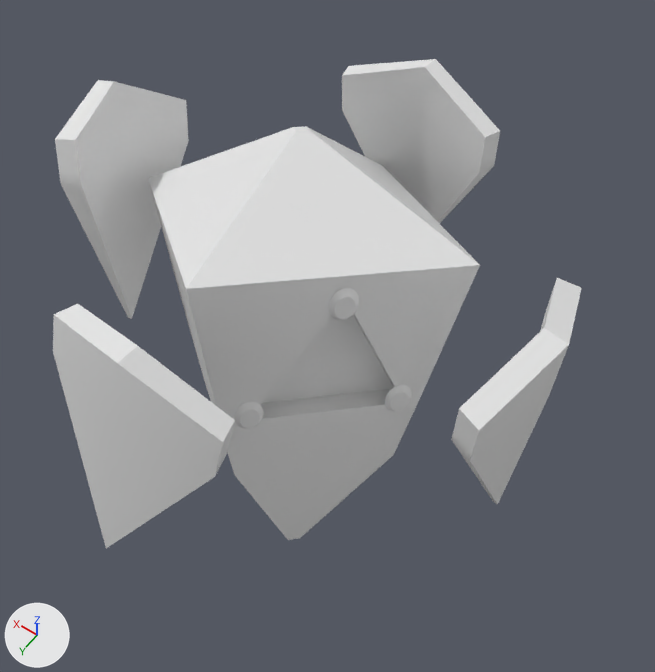
A saved change to the FBX model Assets/Models/Enemy/Enemy_hit/enemyhit.fbx.
Both versions are drawn from a 50 mm camera at (-1.74, 2.16, 5.19) aimed at (-0.09, -0.15, 1.56). Arrows for +X, +Y and +Z are at lower left; the lights stay in place. Both versions are drawn at frame 6 of the action 'Take 001'; the numbers are the values there.

The first picture shows 'body_nskn', 'shieldLeftBack_nskn', 'shieldLeftFront_nskn', 'shieldRightBack_nskn', 'shieldRightFront_nskn'.
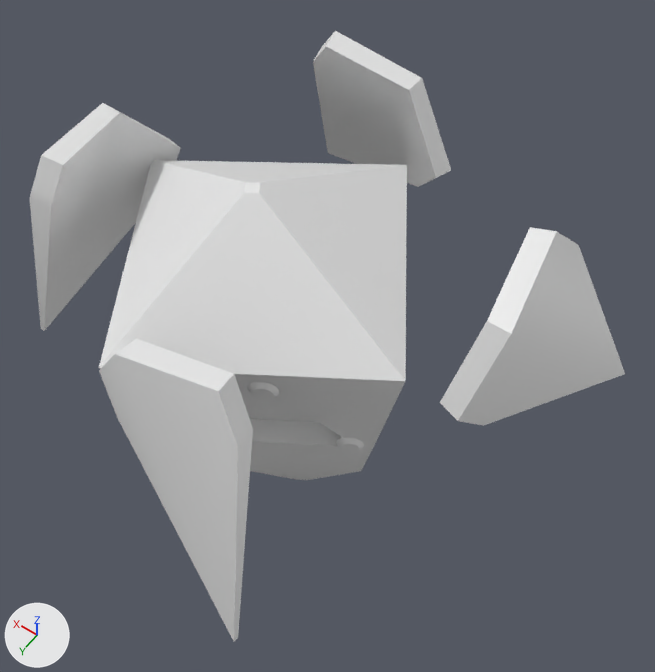
The change, as a diff of the scene's bpy script:
```diff
--- a/Assets/Models/Enemy/Enemy_hit/enemyhit.fbx.py
+++ b/Assets/Models/Enemy/Enemy_hit/enemyhit.fbx.py
@@ me_mesh_001 @@
 me_mesh_001.from_pydata(...)  # 18 vertices, 16 faces; spans x -16.0..16.0, y -40.0..40.0, z -100.0..100.0
 # used by ob_shieldrightfront_nskn; location = (1.056, -0.001, 1.922); rotation_euler = (0.35, 0.313, 0.149), in degrees (20, 18, 8.5); scale = (0.0108, 0.0104, 0.00648)
+# me_mesh_001 part 5: the whole mesh is moved by (99.0, 0.0, -94.0)
@@ me_mesh_003 @@
 me_mesh_003.from_pydata(...)  # 18 vertices, 16 faces; spans x -23.0..23.0, y -40.0..40.0, z -99.0..99.0
 # used by ob_shieldleftback_nskn; location = (-1.169, 0.009, 1.927); rotation_euler = (0.0, -0.312, 0.0), in degrees (0, -18, 0); scale = (0.0108, 0.0104, 0.00648)
+# me_mesh_003 part 2: the whole mesh is moved by (-107.0, 1.0, -85.0)
@@ me_mesh_004 @@
 me_mesh_004.from_pydata(...)  # 18 vertices, 16 faces; spans x -40.0..40.0, y -24.0..24.0, z -99.0..99.0
 # used by ob_shieldleftfront_nskn; location = (0.057, 1.07, 1.941); rotation_euler = (-0.0515, -0.109, -0.0578), in degrees (-3, -6.2, -3.3); scale = (0.0108, 0.0104, 0.00648)
+# me_mesh_004 part 3: the whole mesh is moved by (-1.0, 103.0, -95.0)
@@ me_mesh_002 @@
 me_mesh_002.from_pydata(...)  # 18 vertices, 16 faces; spans x -40.0..40.0, y -23.0..23.0, z -99.0..99.0
 # used by ob_shieldrightback_nskn; location = (0.004, -1.098, 1.933); rotation_euler = (0.249, 0.0, 0.0), in degrees (14, 0, 0); scale = (0.0108, 0.0104, 0.00648)
+# me_mesh_002 part 4: the whole mesh is moved by (1.0, -106.0, -93.0)
@@ me_mesh @@
 me_mesh.from_pydata(...)  # 138 vertices, 107 faces; spans x -89.0..89.0, y -89.0..89.0, z -114.0..114.0
 # used by ob_body_nskn; location = (-0.005, -0.001, 1.469); rotation_euler = (0.349, 0.154, 0.122), in degrees (20, 8.8, 7); scale = (0.0101, 0.00973, 0.0105)
+# me_mesh part 1: the whole mesh is moved by (0.0, 0.0, 111.0)
@@ ob_shieldrightfront_nskn @@
 ob_shieldrightfront_nskn = bpy.data.objects.new('shieldRightFront_nskn', me_mesh_001)
-ob_shieldrightfront_nskn.location = (1.056, -0.001, 1.922)
-ob_shieldrightfront_nskn.rotation_euler = (0.35, 0.313, 0.149)  # degrees (20, 18, 8.5)
+ob_shieldrightfront_nskn.location = (-0.009, 0.001, 2.531)
+ob_shieldrightfront_nskn.rotation_euler = (0.504, 0.0, 0.0)  # degrees (29, 0, 0)
 ob_shieldrightfront_nskn.scale = (0.0108, 0.0104, 0.00648)
@@ ob_shieldleftback_nskn @@
 ob_shieldleftback_nskn = bpy.data.objects.new('shieldLeftBack_nskn', me_mesh_003)
-ob_shieldleftback_nskn.location = (-1.169, 0.009, 1.927)
-ob_shieldleftback_nskn.rotation_euler = (0.0, -0.312, 0.0)  # degrees (0, -18, 0)
+ob_shieldleftback_nskn.location = (-0.011, -0.003, 2.479)
+ob_shieldleftback_nskn.rotation_euler = (-0.73, 0.0, 0.0)  # degrees (-42, 0, 0)
 ob_shieldleftback_nskn.scale = (0.0108, 0.0104, 0.00648)
@@ ob_shieldleftfront_nskn @@
 ob_shieldleftfront_nskn = bpy.data.objects.new('shieldLeftFront_nskn', me_mesh_004)
-ob_shieldleftfront_nskn.location = (0.057, 1.07, 1.941)
-ob_shieldleftfront_nskn.rotation_euler = (-0.0515, -0.109, -0.0578)  # degrees (-3, -6.2, -3.3)
+ob_shieldleftfront_nskn.location = (-0.012, 0.003, 2.555)
+ob_shieldleftfront_nskn.rotation_euler = (-0.0408, 0.597, -0.0708)  # degrees (-2.3, 34, -4.1)
 ob_shieldleftfront_nskn.scale = (0.0108, 0.0104, 0.00648)
@@ ob_shieldrightback_nskn @@
 ob_shieldrightback_nskn = bpy.data.objects.new('shieldRightBack_nskn', me_mesh_002)
-ob_shieldrightback_nskn.location = (0.004, -1.098, 1.933)
-ob_shieldrightback_nskn.rotation_euler = (0.249, 0.0, 0.0)  # degrees (14, 0, 0)
+ob_shieldrightback_nskn.location = (-0.003, 0.001, 2.539)
+ob_shieldrightback_nskn.rotation_euler = (0.0, -0.628, 0.0)  # degrees (0, -36, 0)
 ob_shieldrightback_nskn.scale = (0.0108, 0.0104, 0.00648)
@@ ob_body_nskn @@
 ob_body_nskn = bpy.data.objects.new('body_nskn', me_mesh)
-ob_body_nskn.location = (-0.005, -0.001, 1.469)
-ob_body_nskn.rotation_euler = (0.349, 0.154, 0.122)  # degrees (20, 8.8, 7)
+ob_body_nskn.location = (-0.005, -0.001, 0.299)
+ob_body_nskn.rotation_euler = (-0.0538, 0.0317, -0.243)  # degrees (-3.1, 1.8, -14)
 ob_body_nskn.scale = (0.0101, 0.00973, 0.0105)
```

Location of each change, (x1, y1, x2, y2) in pixels of the pictures (655 x 672 px):
'body_nskn', moved, turned: before (148, 126, 480, 540); after (99, 160, 407, 480)
'shieldLeftFront_nskn', moved, turned: before (53, 304, 235, 548); after (99, 338, 253, 641)
'shieldRightFront_nskn', moved, turned: before (55, 80, 189, 319); after (30, 103, 181, 331)
'shieldLeftBack_nskn', moved, turned: before (451, 278, 582, 505); after (440, 227, 625, 426)
'shieldRightBack_nskn', moved, turned: before (342, 59, 500, 224); after (313, 31, 451, 187)
